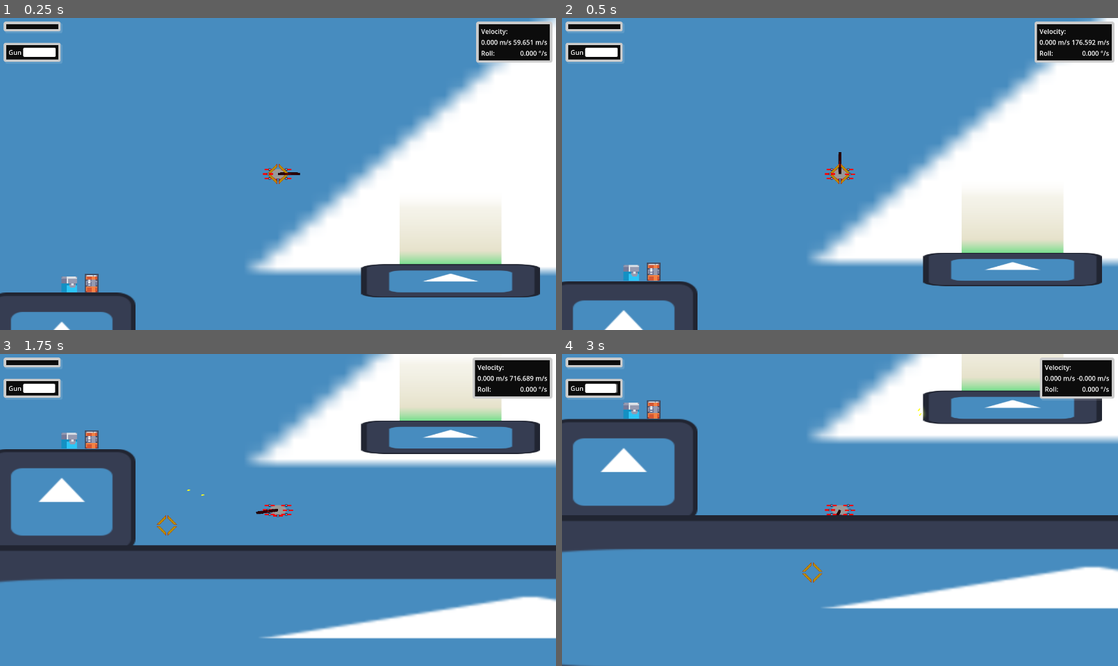
Above: before the commit, frames 1-4 (two rows, left to right).
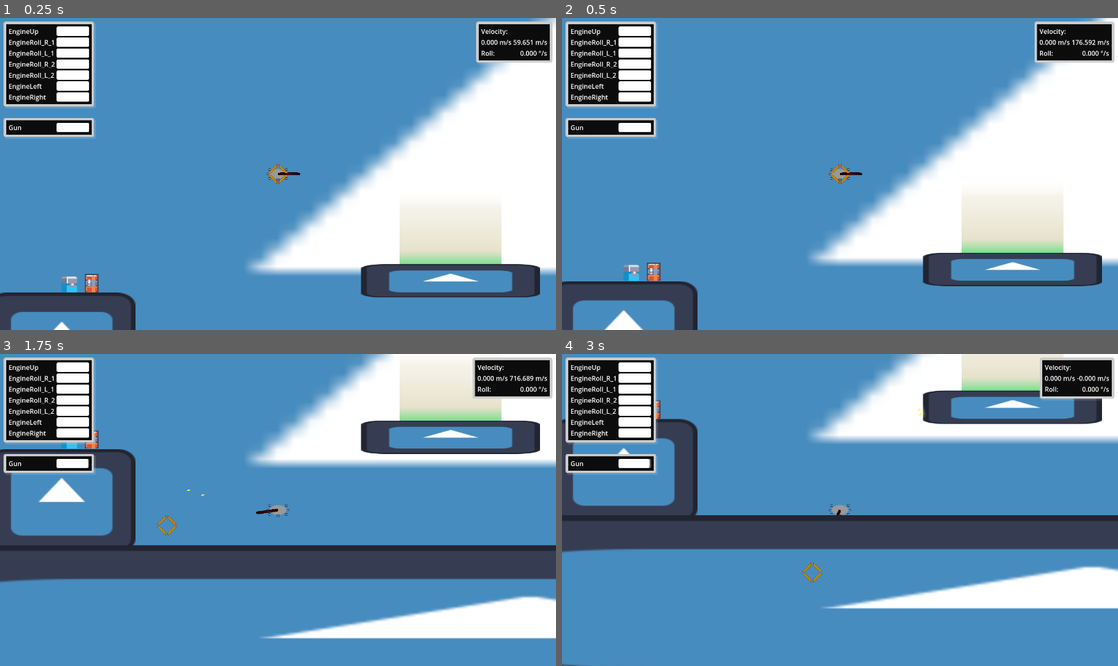
Above: after the commit, the same moments.

Repository: AndreaTerenz/MoonLander
Game: Godot game, scene res://Scenes/Sandbox.tscn
Two runs of this game, one before a commit and one after it. Both use one fixed random seed, a clock stepped at 60 frames per second and the inputs below. The engine's default icon, where the game draws it, is replaced by a stand-in: a white triangle on a blue panel in a dark square.
Inputs (mouse positions are in pixels of both pictures, inside the frame that each line leads up to):
- Up to frame 1 (0.25 s): no input
- Up to frame 2 (0.5 s): no input
- Up to frame 3 (1.75 s): move the mouse to (400, 494) at 0.52 s; press the mouse at (400, 494) at 0.53 s; move the mouse to (166, 525) at 1.27 s; release the mouse at (166, 525) at 1.28 s; tap H (dock) at 1.35 s; click (166, 525) at 1.55 s
- Up to frame 4 (3 s): move the mouse to (895, 441) at 2.02 s; press the mouse at (895, 441) at 2.03 s; tap Enter at 2.75 s; move the mouse to (812, 572) at 2.77 s; release the mouse at (812, 572) at 2.78 s; click (812, 572) at 2.85 s

The runs differ from the first frame. In frame 1, 5.1% of the frame differs, in the area x 0-53%, y 1-53%; in frame 2, 5.1%, in the area x 0-54%, y 1-53%; in frame 3, 5.1%; in frame 4, 5.0%.
Error before the commit: Parse Error: Cannot infer the type of "e" variable because the value doesn't have a set type. (res://Scripts/Modules/Engine.gd:64)

Commit message:
Misc cleanup

Diff:
--- a/Assets/crosshair.svg
+++ b/Assets/crosshair.svg
@@ -7,11 +7,11 @@
    viewBox="0 0 512 512"
    version="1.1"
    id="svg135"
-   inkscape:version="1.2.1 (9c6d41e410, 2022-07-14, custom)"
+   inkscape:version="1.2.2 (b0a8486541, 2022-12-01)"
    sodipodi:docname="crosshair.svg"
    inkscape:export-filename="crosshair.png"
-   inkscape:export-xdpi="25.4"
-   inkscape:export-ydpi="25.4"
+   inkscape:export-xdpi="12.7"
+   inkscape:export-ydpi="12.7"
    xmlns:inkscape="http://www.inkscape.org/namespaces/inkscape"
    xmlns:sodipodi="http://sodipodi.sourceforge.net/DTD/sodipodi-0.dtd"
    xmlns="http://www.w3.org/2000/svg"
@@ -28,8 +28,8 @@
      inkscape:document-units="mm"
      showgrid="false"
      inkscape:zoom="0.19064254"
-     inkscape:cx="883.85312"
-     inkscape:cy="1020.234"
+     inkscape:cx="894.34394"
+     inkscape:cy="1025.4794"
      inkscape:window-width="1920"
      inkscape:window-height="1020"
      inkscape:window-x="0"
--- a/Scenes/Gun.tscn
+++ b/Scenes/Gun.tscn
@@ -1,4 +1,4 @@
-[gd_scene load_steps=3 format=3]
+[gd_scene load_steps=3 format=3 uid="uid://h4ih8l256h44"]
 
 [ext_resource type="Script" path="res://Scripts/Modules/Gun.gd" id="1_5nnuf"]
 [ext_resource type="Texture2D" uid="uid://bpca6ipmbgptr" path="res://icon.svg" id="1_bg8yx"]
--- a/Scenes/Lander.tscn
+++ b/Scenes/Lander.tscn
@@ -29,7 +29,6 @@
 mesh = SubResource("SphereMesh_yswy8")
 
 [node name="Camera2D" type="Camera2D" parent="."]
-current = true
 zoom = Vector2(0.7, 0.7)
 
 [node name="Crosshair" parent="." instance=ExtResource("2_h5om2")]
--- a/Scenes/Levels/level_0.tscn
+++ b/Scenes/Levels/level_0.tscn
@@ -1,18 +1,3 @@
-[gd_scene load_steps=2 format=3 uid="uid://dnay7eie0lasr"]
-
-[sub_resource type="GDScript" id="GDScript_c5q6q"]
-script/source = "extends Level
-
-
-# Called when the node enters the scene tree for the first time.
-func _ready():
-	pass # Replace with function body.
-
-
-# Called every frame. 'delta' is the elapsed time since the previous frame.
-func _process(delta):
-	pass
-"
+[gd_scene format=3 uid="uid://dnay7eie0lasr"]
 
 [node name="level_0" type="Node2D"]
-script = SubResource("GDScript_c5q6q")
--- a/Scenes/Sandbox.tscn
+++ b/Scenes/Sandbox.tscn
@@ -109,12 +109,11 @@
 [node name="CollisionPolygon2D" type="CollisionPolygon2D" parent="Env/StaticBody2D5"]
 polygon = PackedVector2Array(63, -60.2, 63, -57.7, 64, -56.4, 64, 56.2, 62.4, 61, 60.6, 61, 56.4, 64, -56.8, 64, -63, 60.1, -63, 57.7, -64, 56.4, -64, -55.4, -60.2, -63, -57.5, -63, -55.6, -64, 55.4, -64)
 
-[node name="Harbor" type="Area2D" parent="Env" node_paths=PackedStringArray("target")]
+[node name="Harbor" type="Area2D" parent="Env"]
 position = Vector2(2481, 464)
 scale = Vector2(19.44, 13.4)
 gravity_point = true
 script = ExtResource("5_nhdrh")
-target = NodePath("Target")
 
 [node name="CollisionShape2D" type="CollisionShape2D" parent="Env/Harbor"]
 shape = SubResource("RectangleShape2D_ncr4b")
--- a/Scenes/UI.tscn
+++ b/Scenes/UI.tscn
@@ -149,17 +149,17 @@
 	visible = false
 
 	Globals.lander.entered_harbor.connect(
-		func (h):
+		func (_h):
 			show()
 	)
 
 	Globals.lander.left_harbor.connect(
-		func (h):
+		func (_h):
 			hide()
 	)
 
 	Globals.lander.docking_start.connect(
-		func ():
+		func (_h):
 			hide()
 	)
 
--- a/Scripts/Autoloads/Utils.gd
+++ b/Scripts/Autoloads/Utils.gd
@@ -6,21 +6,33 @@
 	for i in range(1, 21):
 		layers.append(ProjectSettings.get_setting("layer_names/2d_physics/layer_%d" % i))
 
-func get_layer_bit(name: String):
-	return layers.find(name)+1
+func get_closest(origin: Vector2, p1: Vector2, p2: Vector2) -> Vector2:
+	var d1 := origin.distance_squared_to(p1)
+	var d2 := origin.distance_squared_to(p2)
 
-func get_layer_bit_in_object(obj, name: String) -> bool:
-	return obj.get_collision_layer_value(get_layer_bit(name))
+	return p1 if d1 <= d2 else p2
 
-func get_mask_bit_in_object(obj, name: String) -> bool:
-	return obj.get_collision_mask_value(get_layer_bit(name))
+func get_furthest(origin: Vector2, p1: Vector2, p2: Vector2) -> Vector2:
+	var d1 := origin.distance_squared_to(p1)
+	var d2 := origin.distance_squared_to(p2)
 
-func set_layer_bit_in_object(obj, name: String, value := true):
-	var bit = get_layer_bit(name)
+	return p1 if d1 >= d2 else p2
+
+func get_layer_bit(layer_name: String):
+	return layers.find(layer_name)+1
+
+func get_layer_bit_in_object(obj, obj_name: String) -> bool:
+	return obj.get_collision_layer_value(get_layer_bit(obj_name))
+
+func get_mask_bit_in_object(obj, obj_name: String) -> bool:
+	return obj.get_collision_mask_value(get_layer_bit(obj_name))
+
+func set_layer_bit_in_object(obj, obj_name: String, value := true):
+	var bit = get_layer_bit(obj_name)
 	obj.set_collision_layer_value(bit, value)
 
-func set_mask_bit_in_object(obj, name: String, value := true):
-	var bit = get_layer_bit(IC.ic(name))
+func set_mask_bit_in_object(obj, obj_name: String, value := true):
+	var bit = get_layer_bit(IC.ic(obj_name))
 	obj.set_collision_mask_value(IC.ic(bit), value)
 
 func set_layer_bits_in_object(obj, names: Array[String], value := true):
@@ -31,13 +43,13 @@
 	for n in names:
 		set_mask_bit_in_object(obj, n, value)
 
-func toggle_layer_bit_in_object(obj, name: String):
-	var current = get_layer_bit_in_object(obj, name)
-	set_layer_bit_in_object(obj, name, not current)
+func toggle_layer_bit_in_object(obj, obj_name: String):
+	var current = get_layer_bit_in_object(obj, obj_name)
+	set_layer_bit_in_object(obj, obj_name, not current)
 
-func toggle_mask_bit_in_object(obj, name: String):
-	var current = get_mask_bit_in_object(obj, name)
-	set_mask_bit_in_object(obj, name, not current)
+func toggle_mask_bit_in_object(obj, obj_name: String):
+	var current = get_mask_bit_in_object(obj, obj_name)
+	set_mask_bit_in_object(obj, obj_name, not current)
 
 func toggle_layer_bits_in_object(obj, names: Array[String]):
 	for n in names:
--- a/Scripts/Bullet.gd
+++ b/Scripts/Bullet.gd
@@ -3,10 +3,13 @@
 
 @export_range(0.1, 1000, 0.1) var fuze_length = 2.
 
-var was_shot := false
+var was_shot : bool :
+	get:
+		return not fuze.is_stopped()
 var fuze := Timer.new()
 
 func _ready():
+	top_level = true
 	contact_monitor = true
 	max_contacts_reported = 1
 	gravity_scale = 0
@@ -14,30 +17,18 @@
 	add_child(fuze)
 	fuze.wait_time = fuze_length
 	fuze.one_shot = true
-	fuze.timeout.connect(
-	func() :
-		remove()
-	)
+	fuze.timeout.connect(remove)
 
-func shoot(target : Vector2, speed : float, muzzle_pos : Vector2, spread_factor: float, vel_rand_factor: float, tree_root: Node):
-	tree_root.add_child(self)
-	global_position = muzzle_pos
+func shoot(target : Vector2, speed : float, from : Vector2, spread_factor: float, vel_rand_factor: float):
+	global_position = from
 
-	if was_shot:
-		return
-
-	was_shot = true
-
-	var dir = target - self.global_position
-	var angle_delta = remap(randf(), 0., 1., -1., 1.) * spread_factor / 2. * PI/6.
-
-	dir = dir.normalized()
-	dir = dir.rotated(angle_delta)
+	var angle_delta = randf_range(-1., 1.) * spread_factor / 2. * PI/6.
+	var dir = (target - self.global_position).normalized().rotated(angle_delta)
 
 	look_at(to_global(dir))
 	rotate(PI/2)
 
-	var speed_rand_fact = remap(randf(), 0., 1., 1. - vel_rand_factor/2., 1. + vel_rand_factor/2.)
+	var speed_rand_fact = randf_range(-1., 1.) * vel_rand_factor/2. + 1.
 	apply_central_force(dir * speed * speed_rand_fact)
 
 	fuze.start()
--- a/Scripts/Harbor.gd
+++ b/Scripts/Harbor.gd
@@ -2,9 +2,12 @@
 extends Area2D
 
 @export
-var target : Node2D = $Target
+var target_path : NodePath = "Target"
 @export
 var start_enabled := true
+
+@onready
+var target := get_node(target_path)
 
 var enabled : bool :
 	get:
--- a/Scripts/Modules/Engine.gd
+++ b/Scripts/Modules/Engine.gd
@@ -26,9 +26,9 @@
 
 var thrust_ratio := 0.
 var tank_level = tank_capacity
-var tank_level_ratio :
+var tank_level_ratio : float :
 	get:
-		return tank_level/tank_capacity
+		return tank_level/float(tank_capacity)
 var tank_level_missing :
 	get:
 		return tank_capacity-tank_level
@@ -57,7 +57,7 @@
 
 	return 0.
 
-func can_run():
+func can_run() -> bool:
 	return (action != "") and tank_level > 0 and enabled
 
 func _process(delta):
--- a/Scripts/Modules/Gun.gd
+++ b/Scripts/Modules/Gun.gd
@@ -25,8 +25,6 @@
 
 func setup(p: Lander):
 	super.setup(p)
-	# WHY DO I NEED THIS?????
-	bullet_scn = preload("res://Scenes/bullet.tscn")
 
 	parent_ship.add_gun(self)
 
@@ -36,14 +34,18 @@
 	add_child(timer)
 
 func _process(delta):
-	var target = get_global_mouse_position()
+	var mouse_pos = get_global_mouse_position()
+	var target = Utils.get_furthest(global_position, mouse_pos, muzzle.global_position)
+
 	look_at(target)
 
-	if can_shoot():
+	if can_shoot() and target == mouse_pos:
 		var b : Bullet = bullet_scn.instantiate()
+		add_child(b)
+
 		b.add_collision_exception_with(parent_ship)
+		b.shoot(target, muzzle_velocity, muzzle.global_position, max_spread, bullet_vel_randomness)
 
-		b.shoot(target, muzzle_velocity, muzzle.global_position, max_spread, bullet_vel_randomness, get_tree().root)
 		current_ammo_count -= 1
 
 		if current_ammo_count <= 0:
--- a/project.godot
+++ b/project.godot
@@ -21,6 +21,11 @@
 Globals="*res://Scripts/Autoloads/Globals.gd"
 Utils="*res://Scripts/Autoloads/Utils.gd"
 
+[debug]
+
+gdscript/warnings/unused_variable=0
+gdscript/warnings/unused_parameter=0
+
 [display]
 
 window/size/viewport_width=1366
@@ -29,50 +34,46 @@
 window/size/extend_to_title=true
 mouse_cursor/custom_image="res://Assets/crosshair.png"
 
-[editor]
-
-export/convert_text_resources_to_binary=true
-
 [input]
 
 thrust_up={
 "deadzone": 0.5,
-"events": [null, Object(InputEventKey,"resource_local_to_sce …(149 unchanged characters)… alse,"keycode":0,"physical_keycode":87,"unicode":0,"echo":false,"script":null)
+"events": [null, Object(InputEventKey,"resource_local_to_sce …(149 unchanged characters)… alse,"keycode":0,"physical_keycode":87,"key_label":0,"unicode":0,"echo":false,"script":null)
 ]
 }
 thrust_left={
 "deadzone": 0.5,
-"events": [Object(InputEventKey,"resource_local_to_scene":false,"resource_name":"","device":0,"window_id":0,"alt_pressed":false,"shift_pressed":false,"ctrl_pressed":false,"meta_pressed":false,"pressed":false,"keycode":0,"physical_keycode":65,"unicode":0,"echo":false,"script":null)
+"events": [Object(InputEventKey,"resource_local_to_scene":false,"resource_name":"","device":0,"window_id":0,"alt_pressed":false,"shift_pressed":false,"ctrl_pressed":false,"meta_pressed":false,"pressed":false,"keycode":0,"physical_keycode":65,"key_label":0,"unicode":0,"echo":false,"script":null)
 ]
 }
 thrust_right={
 "deadzone": 0.5,
-"events": [Object(InputEventKey,"resource_local_to_scene":false,"resource_name":"","device":0,"window_id":0,"alt_pressed":false,"shift_pressed":false,"ctrl_pressed":false,"meta_pressed":false,"pressed":false,"keycode":0,"physical_keycode":68,"unicode":0,"echo":false,"script":null)
+"events": [Object(InputEventKey,"resource_local_to_scene":false,"resource_name":"","device":0,"window_id":0,"alt_pressed":false,"shift_pressed":false,"ctrl_pressed":false,"meta_pressed":false,"pressed":false,"keycode":0,"physical_keycode":68,"key_label":0,"unicode":0,"echo":false,"script":null)
 ]
 }
 quit={
 "deadzone": 0.5,
-"events": [Object(InputEventKey,"resource_local_to_scene":false,"resource_name":"","device":0,"window_id":0,"alt_pressed":false,"shift_pressed":false,"ctrl_pressed":false,"meta_pressed":false,"pressed":false,"keycode":0,"physical_keycode":4194305,"unicode":0,"echo":false,"script":null)
+"events": [Object(InputEventKey,"resource_local_to_scene":false,"resource_name":"","device":0,"window_id":0,"alt_pressed":false,"shift_pressed":false,"ctrl_pressed":false,"meta_pressed":false,"pressed":false,"keycode":0,"physical_keycode":4194305,"key_label":0,"unicode":0,"echo":false,"script":null)
 ]
 }
 roll_right={
 "deadzone": 0.5,
-"events": [Object(InputEventKey,"resource_local_to_scene":false,"resource_name":"","device":0,"window_id":0,"alt_pressed":false,"shift_pressed":false,"ctrl_pressed":false,"meta_pressed":false,"pressed":false,"keycode":0,"physical_keycode":69,"unicode":0,"echo":false,"script":null)
+"events": [Object(InputEventKey,"resource_local_to_scene":false,"resource_name":"","device":0,"window_id":0,"alt_pressed":false,"shift_pressed":false,"ctrl_pressed":false,"meta_pressed":false,"pressed":false,"keycode":0,"physical_keycode":69,"key_label":0,"unicode":0,"echo":false,"script":null)
 ]
 }
 roll_left={
 "deadzone": 0.5,
-"events": [Object(InputEventKey,"resource_local_to_scene":false,"resource_name":"","device":0,"window_id":0,"alt_pressed":false,"shift_pressed":false,"ctrl_pressed":false,"meta_pressed":false,"pressed":false,"keycode":0,"physical_keycode":81,"unicode":0,"echo":false,"script":null)
+"events": [Object(InputEventKey,"resource_local_to_scene":false,"resource_name":"","device":0,"window_id":0,"alt_pressed":false,"shift_pressed":false,"ctrl_pressed":false,"meta_pressed":false,"pressed":false,"keycode":0,"physical_keycode":81,"key_label":0,"unicode":0,"echo":false,"script":null)
 ]
 }
 thrust_down={
 "deadzone": 0.5,
-"events": [Object(InputEventKey,"resource_local_to_scene":false,"resource_name":"","device":0,"window_id":0,"alt_pressed":false,"shift_pressed":false,"ctrl_pressed":false,"meta_pressed":false,"pressed":false,"keycode":0,"physical_keycode":83,"unicode":0,"echo":false,"script":null)
+"events": [Object(InputEventKey,"resource_local_to_scene":false,"resource_name":"","device":0,"window_id":0,"alt_pressed":false,"shift_pressed":false,"ctrl_pressed":false,"meta_pressed":false,"pressed":false,"keycode":0,"physical_keycode":83,"key_label":0,"unicode":0,"echo":false,"script":null)
 ]
 }
 restart={
 "deadzone": 0.5,
-"events": [Object(InputEventKey,"resource_local_to_scene":false,"resource_name":"","device":0,"window_id":0,"alt_pressed":false,"shift_pressed":false,"ctrl_pressed":false,"meta_pressed":false,"pressed":false,"keycode":0,"physical_keycode":82,"unicode":0,"echo":false,"script":null)
+"events": [Object(InputEventKey,"resource_local_to_scene":false,"resource_name":"","device":0,"window_id":0,"alt_pressed":false,"shift_pressed":false,"ctrl_pressed":false,"meta_pressed":false,"pressed":false,"keycode":0,"physical_keycode":82,"key_label":0,"unicode":0,"echo":false,"script":null)
 ]
 }
 shoot={
@@ -82,7 +83,7 @@
 }
 dock={
 "deadzone": 0.5,
-"events": [Object(InputEventKey,"resource_local_to_scene":false,"resource_name":"","device":0,"window_id":0,"alt_pressed":false,"shift_pressed":false,"ctrl_pressed":false,"meta_pressed":false,"pressed":false,"keycode":0,"physical_keycode":72,"unicode":0,"echo":false,"script":null)
+"events": [Object(InputEventKey,"resource_local_to_scene":false,"resource_name":"","device":0,"window_id":0,"alt_pressed":false,"shift_pressed":false,"ctrl_pressed":false,"meta_pressed":false,"pressed":false,"keycode":0,"physical_keycode":72,"key_label":0,"unicode":0,"echo":false,"script":null)
 ]
 }
 
Binary file changed: Assets/crosshair.png
Not shown, changed: Assets/crosshair.png.import
Not shown, changed: Assets/crosshair.svg.import
Not shown: 1 places in Scenes/Lander.tscn that only renumber resources
